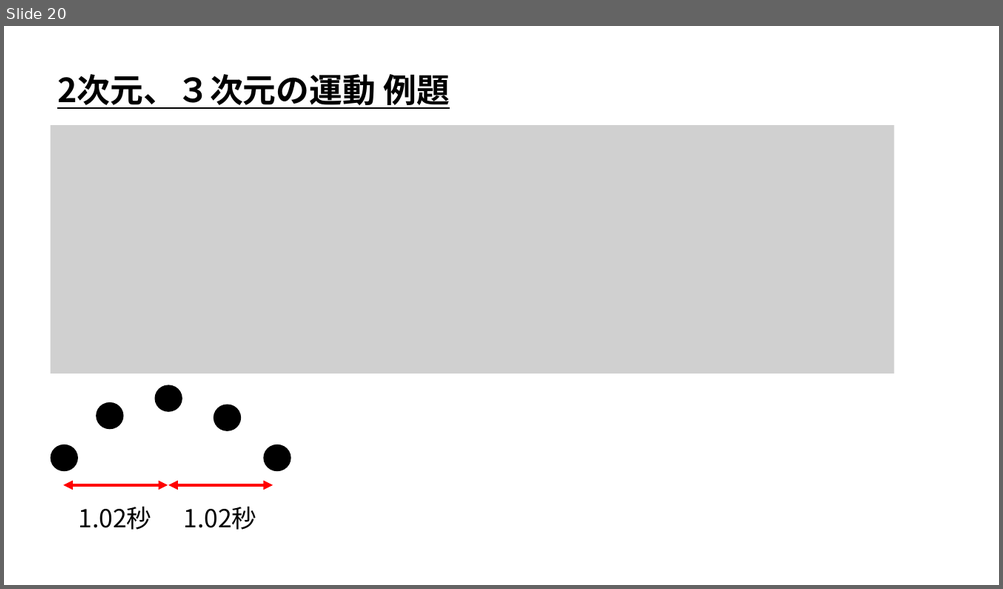
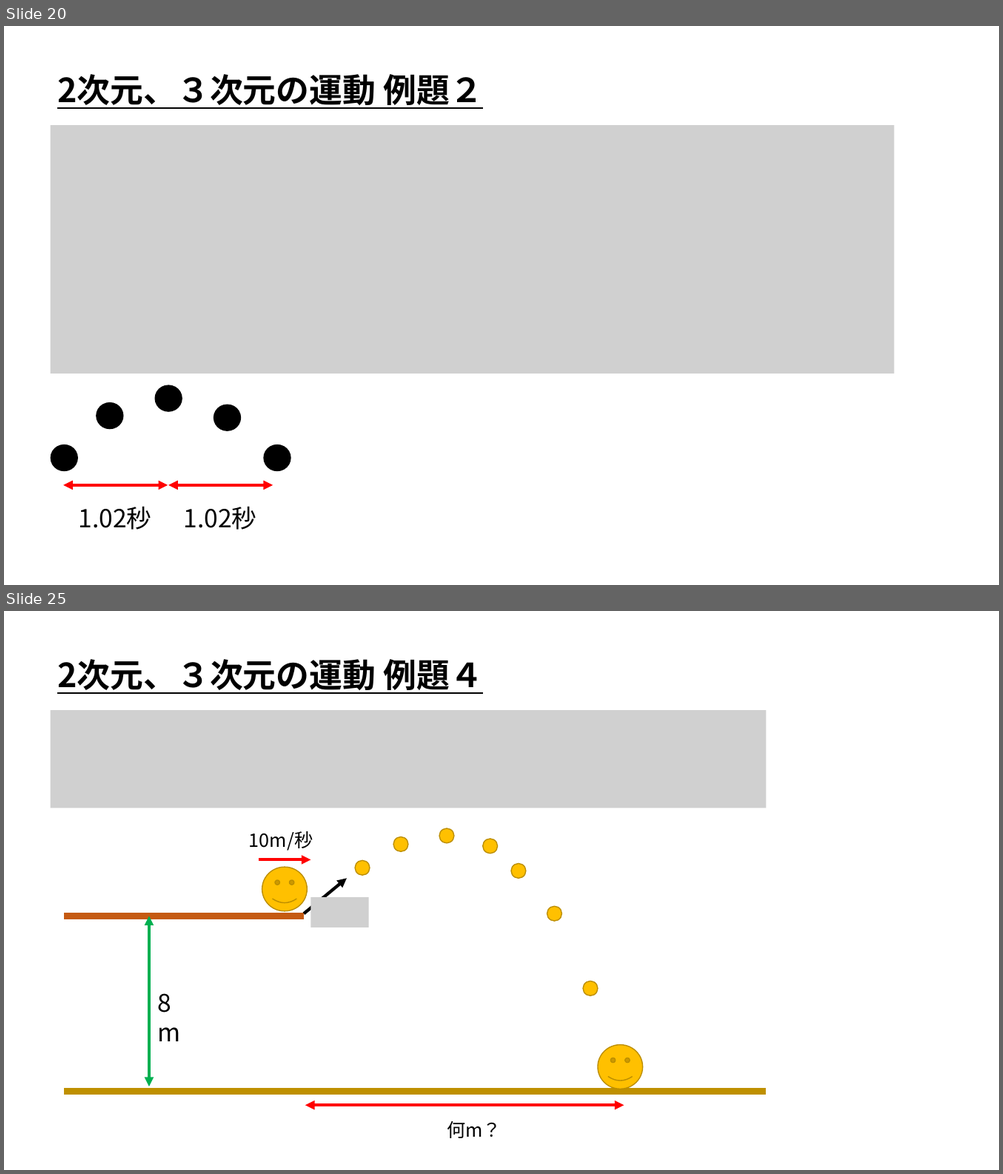
Before and after one commit to ArakiYusuke-Ohara/Textbook, a slide deck: ゲーム科2年/00_前期/ゲーム開発Ⅰ/ゲーム物理学/座学/12_二次元、三次元の運動.pptx. Shown one above the other, each under a label of ours: slide 20 before the commit, slides 20 and 25 after it; the slides between them are not shown. The pictures are 1003x589 and 1003x1174 pixels, drawn with LibreOffice and Linux fonts; fonts in the diff are those of the drawing; grey boxes stand for pictures. Boxes give left, top, right and bottom in pixels: in the first picture for what was removed or moved away, otherwise in the second. Text is boxed around its words. In the diff, an @@ line names an element or a change of style, - is before the commit and + after.

Commit message:
例題増やした

```diff
--- a/ゲーム科2年/00_前期/ゲーム開発Ⅰ/ゲーム物理学/座学/12_二次元、三次元の運動.pptx
+++ b/ゲーム科2年/00_前期/ゲーム開発Ⅰ/ゲーム物理学/座学/12_二次元、三次元の運動.pptx
@@ slide 25 added at box(4, 611, 999, 1170), background #FFFFFF @@
@@ text added at box(57, 659, 482, 694), 32 pt, text #000000, bold, underline @@
+2次元、３次元の運動 例題４
@@ picture added at box(51, 710, 765, 808) @@
@@ text added at box(249, 832, 313, 851), 18 pt, text #000000 @@
+10m/秒
@@ ellipse added at box(439, 829, 454, 844), fill #FFC000, outline #BD8E00 1 pt @@
@@ ellipse added at box(393, 837, 408, 852), fill #FFC000, outline #BD8E00 1 pt @@
@@ ellipse added at box(483, 840, 498, 854), fill #FFC000, outline #BD8E00 1 pt @@
@@ arrow added from (259, 860) to (310, 860), #FF0000 3 pt @@
@@ smiley face added at box(262, 867, 307, 911), fill #FFC000, outline #BD8E00 1 pt @@
@@ ellipse added at box(355, 861, 370, 876), fill #FFC000, outline #BD8E00 1 pt @@
@@ ellipse added at box(512, 864, 526, 879), fill #FFC000, outline #BD8E00 1 pt @@
@@ arrow added from (304, 914) to (347, 878), #000000 3 pt @@
@@ picture added at box(310, 897, 369, 927) @@
@@ line added from (65, 916) to (304, 916), #C55A11 6 pt @@
@@ double arrow added from (149, 916) to (149, 1087), #00B050 3 pt @@
@@ ellipse added at box(547, 906, 562, 921), fill #FFC000, outline #BD8E00 1 pt @@
@@ text added at box(151, 984, 201, 1022), 24 pt, text #000000 @@
+8m
@@ ellipse added at box(583, 982, 598, 997), fill #FFC000, outline #BD8E00 1 pt @@
@@ smiley face added at box(598, 1045, 643, 1089), fill #FFC000, outline #BD8E00 1 pt @@
@@ line added from (65, 1091) to (765, 1091), #BF9000 6 pt @@
@@ double arrow added from (624, 1105) to (305, 1105), #FF0000 3 pt @@
@@ text added at box(447, 1122, 501, 1139), 18 pt, text #000000 @@
+何m？
@@ slide 20 changed as well @@
@@ text at box(57, 74, 482, 109): text changed @@
-2次元、３次元の運動 例題
+2次元、３次元の運動 例題２
```
Also in this commit, not shown: 12 other slides changed, 10 other slides added.
